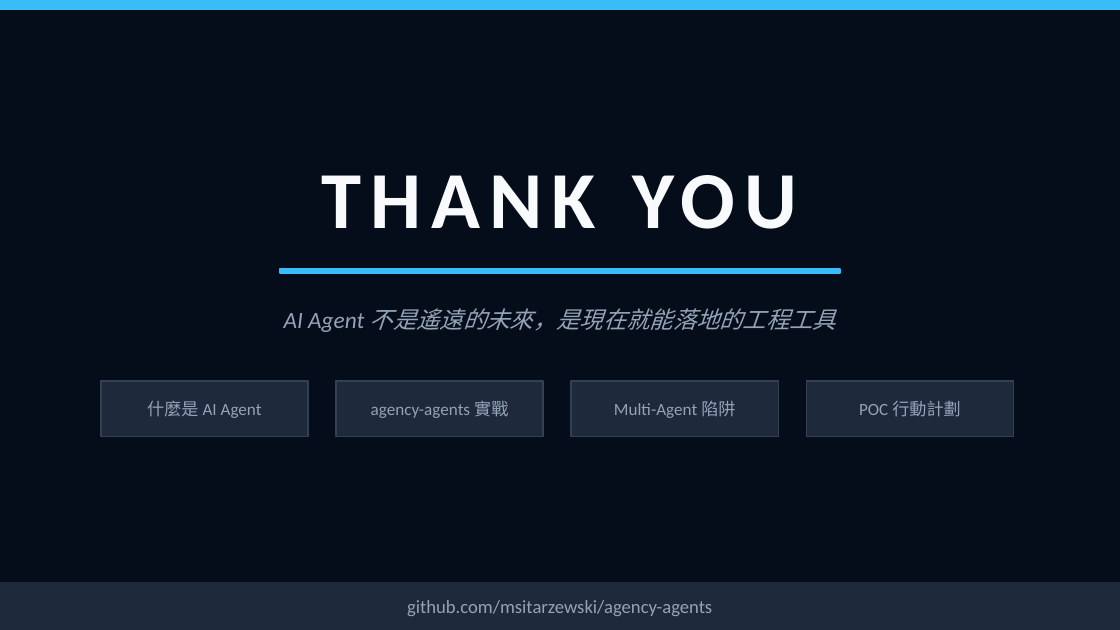
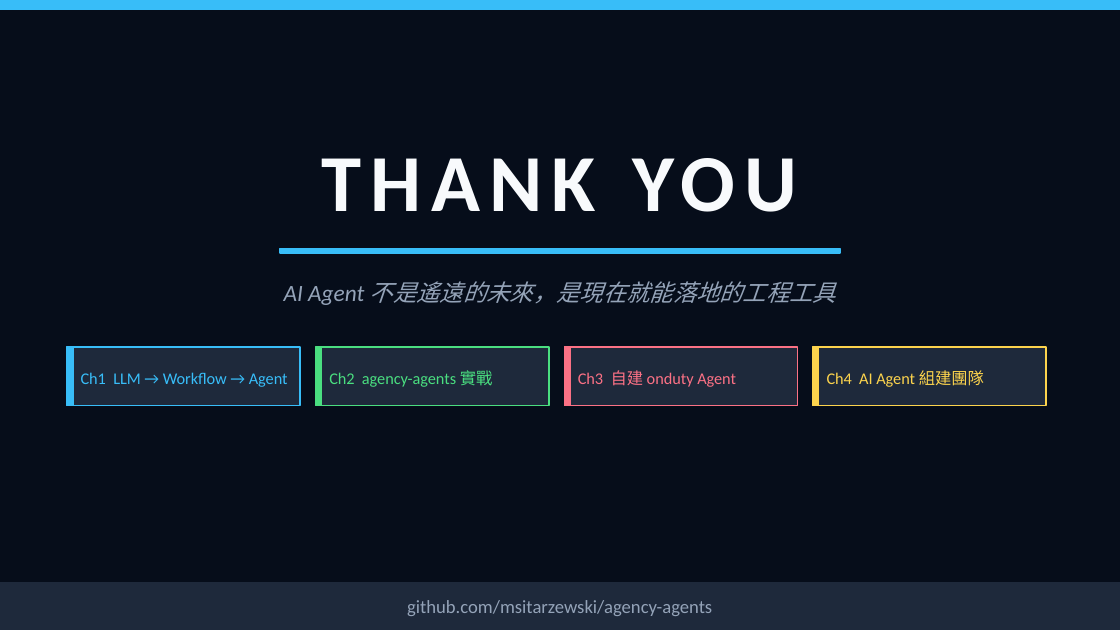
Before and after one commit to hengyisu/food_finder, a slide deck: slide 15 of ppt/AI_Agent_簡報.pptx (slide 13 before the commit). Drawn at 1120x630 pixels with LibreOffice and Linux fonts; fonts in the diff are those of the drawing. Boxes give left, top, right and bottom in pixels: in the first picture for what was removed or moved away, otherwise in the second. Text is boxed around its words. In the diff, an @@ line names an element or a change of style, - is before the commit and + after.

```diff
--- a/ppt/AI_Agent_簡報.pptx
+++ b/ppt/AI_Agent_簡報.pptx
@@ text "THANK YOU" rewrapped from (x1=56, y1=134, x2=1064, y2=258) to (x1=56, y1=123, x2=1064, y2=235) @@
@@ text "AI Agent 不是遙遠的未來，是現在就能落地的工程工具" moved from (x1=284, y1=308, x2=837, y2=332) to (x1=284, y1=281, x2=837, y2=305) @@
@@ rectangle moved from (x1=280, y1=269, x2=840, y2=273) to (x1=280, y1=249, x2=840, y2=253) @@
@@ rectangle resized from (x1=101, y1=381, x2=308, y2=437) to (x1=67, y1=347, x2=300, y2=405) @@
@@ rectangle at (x1=67, y1=347, x2=300, y2=405): outline #334155 1 pt to #38BDF8 1 pt @@
@@ rectangle added at (x1=67, y1=347, x2=73, y2=405), fill #38BDF8, outline #38BDF8 1 pt @@
@@ rectangle resized from (x1=336, y1=381, x2=543, y2=437) to (x1=316, y1=347, x2=549, y2=405) @@
@@ rectangle at (x1=316, y1=347, x2=549, y2=405): outline #334155 1 pt to #4ADE80 1 pt @@
@@ rectangle added at (x1=316, y1=347, x2=321, y2=405), fill #4ADE80, outline #4ADE80 1 pt @@
@@ rectangle resized from (x1=571, y1=381, x2=778, y2=437) to (x1=564, y1=347, x2=797, y2=405) @@
@@ rectangle at (x1=564, y1=347, x2=797, y2=405): outline #334155 1 pt to #FB7185 1 pt @@
@@ rectangle added at (x1=564, y1=347, x2=570, y2=405), fill #FB7185, outline #FB7185 1 pt @@
@@ rectangle resized from (x1=806, y1=381, x2=1014, y2=437) to (x1=813, y1=347, x2=1046, y2=405) @@
@@ rectangle at (x1=813, y1=347, x2=1046, y2=405): outline #334155 1 pt to #FCD34D 1 pt @@
@@ rectangle added at (x1=813, y1=347, x2=819, y2=405), fill #FCD34D, outline #FCD34D 1 pt @@
@@ text added at (x1=81, y1=372, x2=288, y2=387), 10.5 pt, text #38BDF8 @@
+Ch1 LLM → Workflow → Agent
@@ text at (x1=329, y1=370, x2=493, y2=387): text changed; size 11 to 10.5 pt; text colour #94A3B8 to #4ADE80 @@
-agency-agents 實戰
+Ch2 agency-agents 實戰
@@ text added at (x1=578, y1=370, x2=736, y2=387), 10.5 pt, text #FB7185 @@
+Ch3 自建 onduty Agent
@@ text added at (x1=827, y1=370, x2=984, y2=387), 10.5 pt, text #FCD34D @@
+Ch4 AI Agent 組建團隊
@@ text removed at (x1=147, y1=401, x2=262, y2=418) @@
-什麼是 AI Agent
@@ text removed at (x1=614, y1=401, x2=735, y2=418) @@
-Multi-Agent 陷阱
@@ text removed at (x1=859, y1=401, x2=961, y2=417) @@
-POC 行動計劃
```
Also in this commit, not shown: 10 other slides changed, 4 slides added, 2 slides removed, 36 other files.
